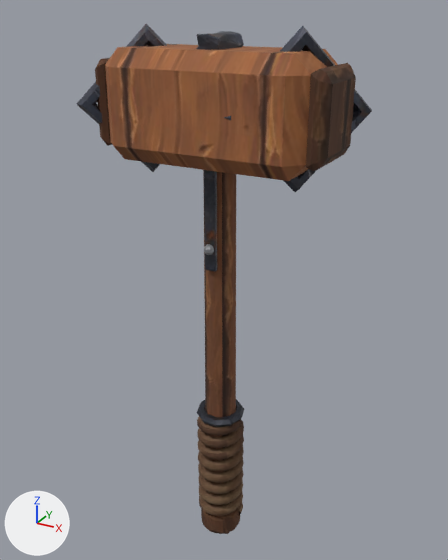
The glTF model assets/models/items/build_hammer.glb, before and after one commit.
Both versions are drawn from a 50 mm camera at (0.367, -0.657, 0.758) aimed at (-0.006, 0.021, 0.419). Every picture has the same lights, and +X, +Y and +Z are marked at lower left. The picture after the commit comes second. Vertices at exactly the same position are counted once.

The older version as bpy lines, for what is in view:
```python
me_cube_002 = bpy.data.meshes.new('Cube.002')
me_cube_002.from_pydata(...)  # 1804 vertices, 3548 faces; spans x -0.167..0.167, y -0.067..0.067, z 0.0..0.741
# faces by material slot: [500, 276, 2048, 120, 384, 128, 44, 48]
me_cube_002.materials.append(mat_iron_a)  # picture img_iron_a
me_cube_002.materials.append(mat_wood_b)  # picture img_wood_b
me_cube_002.materials.append(mat_leather_dark)  # picture img_leather_dark
me_cube_002.materials.append(mat_iron_b)  # picture img_iron_b
me_cube_002.materials.append(mat_wood_dark)  # picture img_wood_dark
me_cube_002.materials.append(mat_iron)  # grey #95979b
me_cube_002.materials.append(mat_wood_c)  # picture img_wood_c
me_cube_002.materials.append(mat_iron_c)  # picture img_iron_c
ob_model = bpy.data.objects.new('model', me_cube_002)
ob_model.location = (0.0, 0.0, 0.0)
```
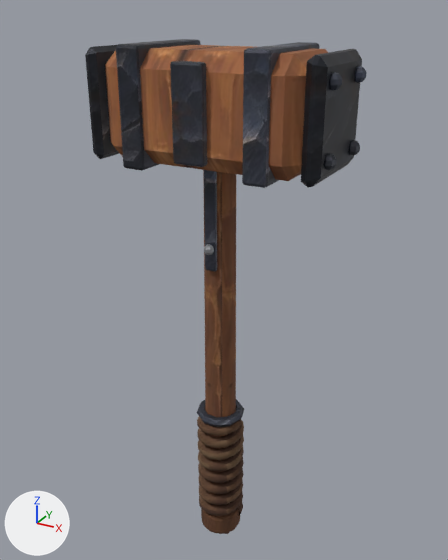
Pixel boxes (x1, y1, x2, y2) of what changed, in the pictures (448 x 560 px):
'model', reshaped: before (77, 24, 372, 534); after (85, 39, 367, 534)
part 1 of me_cube_002, added: after (349, 140, 360, 155)
part 2 of me_cube_002, added: after (329, 72, 342, 91)
part 3 of me_cube_002, added: after (324, 153, 336, 170)
part 4 of me_cube_002, added: after (355, 66, 367, 83)
part 5 of me_cube_002, rebuilt (22% wider, 28% taller): before (306, 63, 356, 171); after (301, 49, 362, 187)
part 6 of me_cube_002, rebuilt: before (95, 58, 112, 146); after (85, 45, 119, 159)
part 7 of me_cube_002, added: after (116, 39, 201, 171)
part 8 of me_cube_002, added: after (170, 61, 207, 167)
part 9 of me_cube_002, added: after (242, 42, 320, 188)
part 10 of me_cube_002, deleted: before (196, 31, 244, 50)
part 11 of me_cube_002, deleted: before (77, 24, 372, 192)
part 12 of me_cube_002, surface changed: before (105, 44, 338, 533); after (105, 45, 328, 533)

What changed in the scene script:
```text
Add img_iron_dark:
    img_iron_dark = load_image('iron_dark', '_unpacked/iron_dark', 512, 512, 'sRGB')
Add mat_iron_dark:
    mat_iron_dark = principled_material('iron_dark')
    mat_iron_dark.texture = img_iron_dark
    mat_iron_dark.metallic = 0.6
    mat_iron_dark.roughness = 0.45
Change me_cube_002:
    used by ob_model
    remove me_cube_002.from_pydata(...)  # 1804 vertices, 3548 faces; spans x -0.167..0.167, y -0.067..0.067, z 0.0..0.741
    add me_cube_002.from_pydata(...)  # 2132 vertices, 4160 faces; spans x -0.161..0.161, y -0.074..0.074, z 0.0..0.721
    me_cube_002 part 1: a new loose piece, a UV sphere (8 segments, 5 rings, poles along z) spanning x 0.143..0.161, y 0.031..0.049, z 0.602..0.62, in mat_iron_b (picture img_iron_b)
    me_cube_002 part 2: a new loose piece, a UV sphere (8 segments, 5 rings, poles along z) spanning x 0.143..0.161, y -0.049..-0.031, z 0.682..0.7, in mat_iron_a (picture img_iron_a)
    me_cube_002 part 3: a new loose piece, a UV sphere (8 segments, 5 rings, poles along z) spanning x 0.143..0.161, y -0.049..-0.031, z 0.602..0.62, in mat_iron_c (picture img_iron_c)
    me_cube_002 part 4: a new loose piece, a UV sphere (8 segments, 5 rings, poles along z) spanning x 0.143..0.161, y 0.031..0.049, z 0.682..0.7, in mat_iron_c (picture img_iron_c)
    me_cube_002 part 5: the loose piece of 24 vertices spanning x 0.13..0.15, y -0.051..0.051, z 0.599..0.702 is rebuilt with 24 vertices and now spans x 0.13..0.15, y -0.066..0.066, z 0.585..0.716, in mat_iron_dark (picture img_iron_dark)
    me_cube_002 part 6: the loose piece of 24 vertices spanning x -0.15..-0.13, y -0.051..0.051, z 0.599..0.702 is rebuilt with 24 vertices and now spans x -0.15..-0.13, y -0.066..0.066, z 0.585..0.716, in mat_iron_dark (picture img_iron_dark)
    me_cube_002 part 7: a new loose piece of 56 vertices spanning x -0.095..-0.065, y -0.07..0.07, z 0.581..0.721, in mat_iron_b (picture img_iron_b)
    me_cube_002 part 8: a new loose piece of 56 vertices spanning x -0.02..0.02, y -0.074..-0.062, z 0.596..0.706, in mat_iron_a (picture img_iron_a)
    me_cube_002 part 9: a new loose piece of 56 vertices spanning x 0.065..0.095, y -0.07..0.07, z 0.581..0.721, in mat_iron_c (picture img_iron_c)
    me_cube_002 part 10: the loose piece of 120 vertices spanning x -0.016..0.015, y -0.033..0.034, z 0.708..0.732 is deleted
    me_cube_002 part 11
    48 vertices are removed from x -0.167..0.167, y -0.067..0.067, z 0.561..0.741
    96 faces are deleted
    me_cube_002 part 12: 3000 kept faces spanning x -0.13..0.13, y -0.065..0.065, z 0.0..0.716 get new texture (UV) coordinates
    other edits to the shape of me_cube_002 do not show in these pictures
    add me_cube_002.materials.append(mat_iron_dark)  # picture img_iron_dark
```
